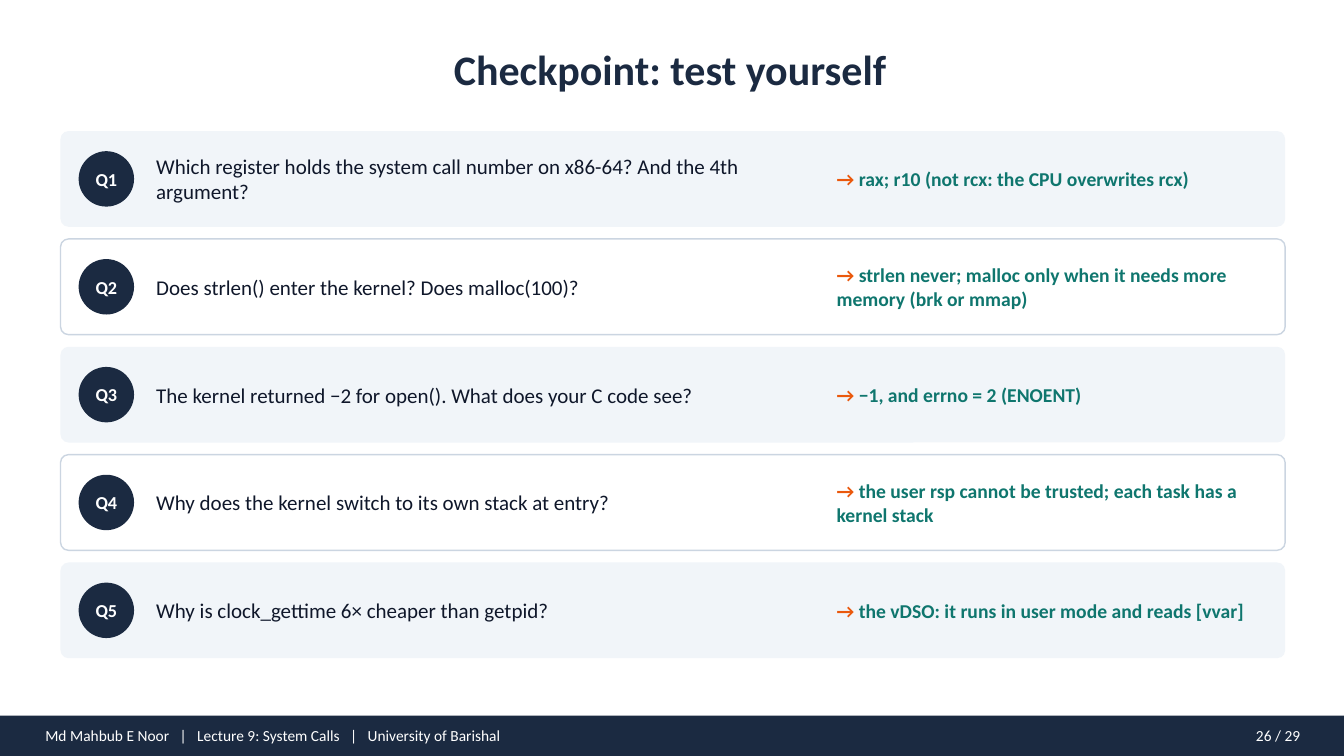
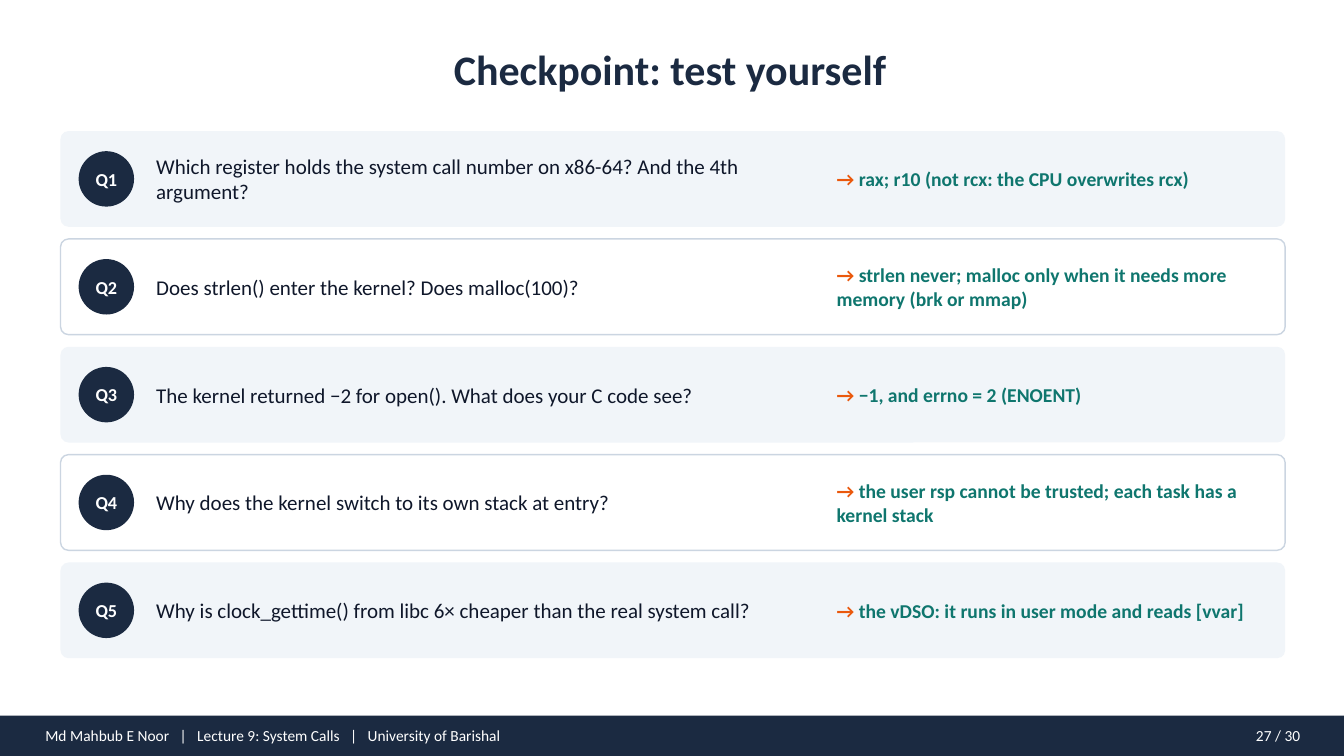
Before and after one commit to mahbubnoor/Introduction-to-system-programming, a slide deck: slide 27 of decks/lecture_09.pptx (slide 26 before the commit). Drawn at 1344x756 pixels with LibreOffice and Linux fonts; fonts in the diff are those of the drawing. Boxes give left, top, right and bottom in pixels: in the first picture for what was removed or moved away, otherwise in the second. Text is boxed around its words. In the diff, an @@ line names an element or a change of style, - is before the commit and + after.

```diff
--- a/decks/lecture_09.pptx
+++ b/decks/lecture_09.pptx
@@ text at (156,603,749,622): text changed @@
-Why is clock_gettime 6× cheaper than getpid?
+Why is clock_gettime() from libc 6× cheaper than the real system call?
@@ text at (1256,731,1301,741): text changed @@
-26 / 29
+27 / 30
```
Also in this commit, not shown: 28 other slides changed, 1 slide added, 25 other files.
